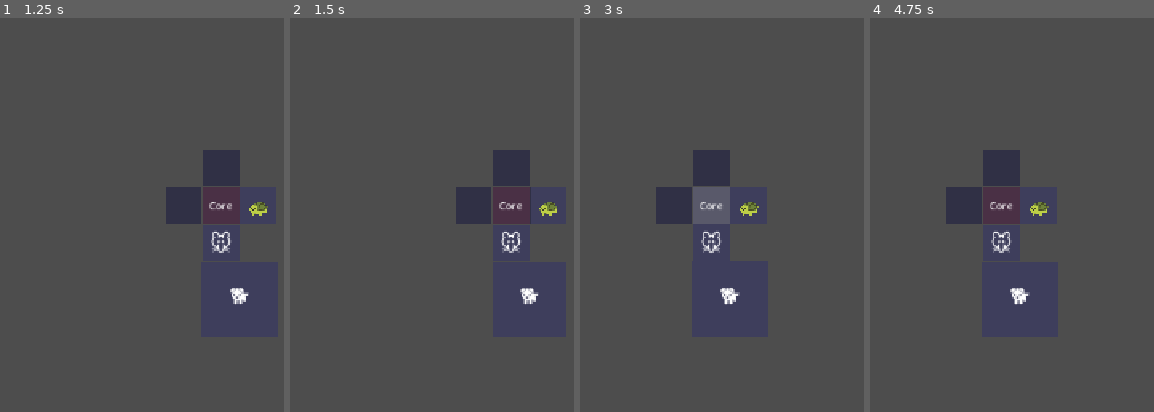
Above: before the commit, frames 1-4 (left to right).
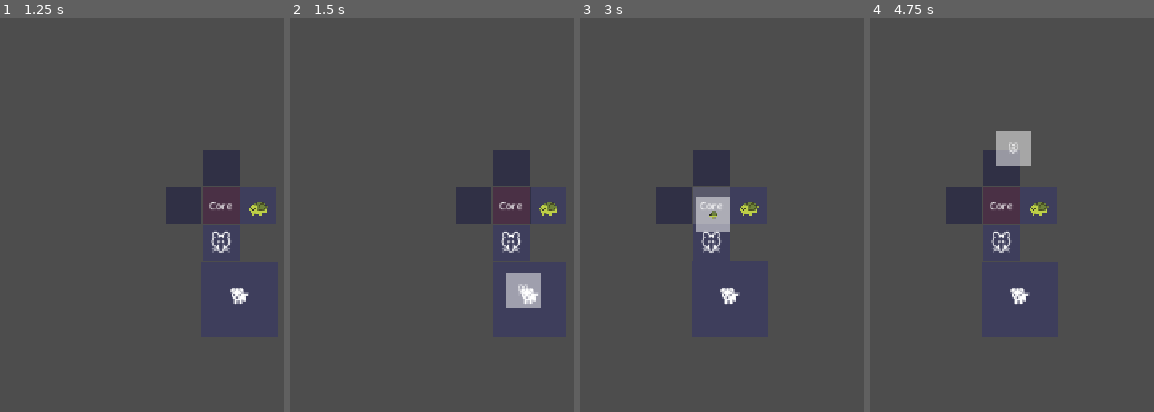
Above: after the commit, the same moments.

Repository: seekerzz/tower-html
Game: Godot game, scene res://src/Scenes/Tests/TestGridScene.tscn
The game is run twice, just before and just after one commit, with the same random seed, the same clock (stepped at 60 frames per second) and the same inputs. The project has no main scene, so this scene is started directly.
Inputs (mouse positions are in pixels of both pictures, inside the frame that each line leads up to):
- Up to frame 1 (1.25 s): tap Enter at 0.5 s; drag from (221, 207) to (258, 317) at 0.52 s
- Up to frame 2 (1.5 s): tap Space at 1.25 s; drag from (511, 242) to (497, 333) at 1.27 s
- Up to frame 3 (3 s): move the mouse to (801, 167) at 2.02 s; hold Right (ui_right) 2.03-2.75 s; tap R at 2.1 s; click (801, 167) at 2.17 s; drag from (750, 207) to (585, 175) at 2.77 s
- Up to frame 4 (4.75 s): drag from (963, 207) to (1037, 317) at 3.52 s; tap Enter at 4.25 s; drag from (1000, 242) to (994, 132) at 4.27 s

Frame 1 is identical in both runs. In frame 2, 1.0% of the frame differs, in the area x 76-89%, y 64-74%; in frame 3, 1.1%; in frame 4, 1.1%, in the area x 44-57%, y 28-38%.
Error before the commit: Invalid access to property or key 'size' on a base object of type 'null instance'. (res://src/Scripts/UI/UnitDragHandler.gd:8)

Commit message:
Refactor Unit visual structure and fix drag handler compatibility
- Introduce `visual_holder` Node2D in `Unit.gd` to group visual elements (ColorRect, Label), solving animation jitter and conflicts.
- Update `Unit.gd` animations to target `visual_holder`.
- Update `UnitDragHandler.gd` to locate `ColorRect` inside `VisualHolder`, fixing a crash caused by the hierarchy change.
- Update `Projectile.gd` to use `get_node_or_null` when checking for `ColorRect` to prevent potential errors.

Diff:
--- a/src/Scripts/Projectile.gd
+++ b/src/Scripts/Projectile.gd
@@ -160,6 +160,7 @@
 func _setup_swarm_wave():
 	# Hide default visuals if any
 	if visual_node: visual_node.hide()
+	# Fix: Use get_node_or_null since ColorRect might not exist or be moved in other contexts
 	if has_node("ColorRect"):
 		get_node("ColorRect").hide()
 
@@ -237,6 +238,9 @@
 	# Step A: Hide default appearance
 	if has_node("ColorRect"):
 		get_node("ColorRect").hide()
+	# Check if VisualHolder/ColorRect exists (unlikely in Projectile.tscn but good practice if structure mimics Unit)
+	# Projectile.tscn structure is simpler usually, but let's be safe
+
 	if visual_node:
 		visual_node.hide()
 
--- a/src/Scripts/UI/UnitDragHandler.gd
+++ b/src/Scripts/UI/UnitDragHandler.gd
@@ -4,16 +4,40 @@
 
 func setup(unit):
 	unit_ref = unit
-	# Match unit size
-	size = unit.get_node("ColorRect").size
-	position = unit.get_node("ColorRect").position
-	mouse_filter = MOUSE_FILTER_PASS # Allow clicks to pass to Area2D if needed, but drag might consume?
-	# _get_drag_data consumes the event if it returns something.
-	# If we want click to work (for info tooltip or selection), we rely on _gui_input?
-	# Or the Area2D in Unit still works?
-	# If Control is on top and has STOP (default) or PASS, it handles mouse.
-	# We want Drag.
-	pass
+
+	# Match unit size using visual_holder if available
+	var color_rect = null
+	if unit.has_node("VisualHolder"):
+		var vh = unit.get_node("VisualHolder")
+		color_rect = vh.get_node_or_null("ColorRect")
+
+	# Fallback if VisualHolder doesn't exist yet or not found (compatibility)
+	if !color_rect:
+		color_rect = unit.get_node_or_null("ColorRect")
+
+	if color_rect:
+		size = color_rect.size
+		# position for a Control is relative to parent (Unit).
+		# visual_holder is at (0,0). ColorRect is at (-size/2).
+		# If we want this DragHandler to cover the unit, it should be at ColorRect's position.
+		# Note: unit.get_node("VisualHolder").position is 0,0 usually.
+		# unit.get_node("VisualHolder/ColorRect").position is local to holder.
+
+		# If hierarchy is Unit -> VisualHolder -> ColorRect
+		# ColorRect global position = Unit.global_position + VisualHolder.position + ColorRect.position
+		# DragHandler (child of Unit) position should be VisualHolder.position + ColorRect.position
+
+		var vh_pos = Vector2.ZERO
+		if unit.has_node("VisualHolder"):
+			vh_pos = unit.get_node("VisualHolder").position
+
+		position = vh_pos + color_rect.position
+	else:
+		# Fallback size
+		size = Vector2(56, 56)
+		position = -size / 2
+
+	mouse_filter = MOUSE_FILTER_PASS
 
 func _get_drag_data(at_position):
 	if !unit_ref: return null
@@ -26,7 +50,8 @@
 
 		# Add label?
 		var lbl = Label.new()
-		lbl.text = unit_ref.unit_data.icon
+		if unit_ref.unit_data:
+			lbl.text = unit_ref.unit_data.get("icon", "?")
 		lbl.size = size
 		lbl.horizontal_alignment = HORIZONTAL_ALIGNMENT_CENTER
 		lbl.vertical_alignment = VERTICAL_ALIGNMENT_CENTER
